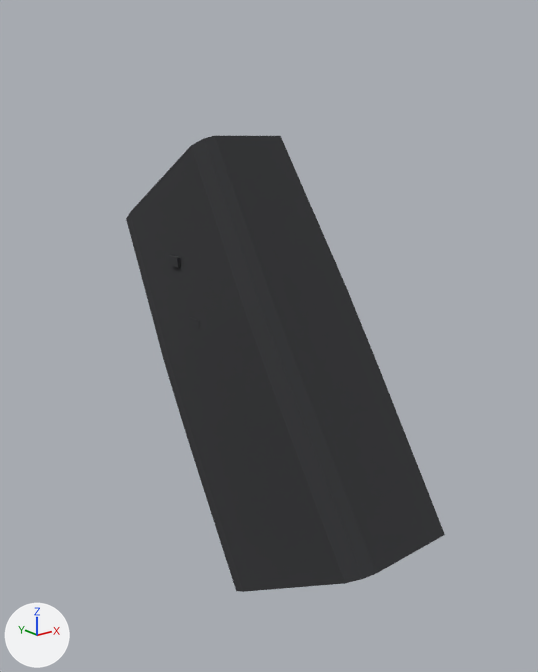
The glTF model assets/models/attachment_launcher_angledgrip.glb as it was, and as the next commit left it.
Both versions are drawn from a 50 mm lens placed at (-0.1037, 0.051, -0.0563), pointed at (0.0013, 0.1822, -0.1088). Arrows for +X, +Y and +Z are at lower left; the lights stay in place. The first picture is the older version. Vertices at exactly the same position are counted once.

In view in the first picture: 'attachment_launcher_angledgrip__launcher_angledgrip__launcher_angledgrip__grip'.
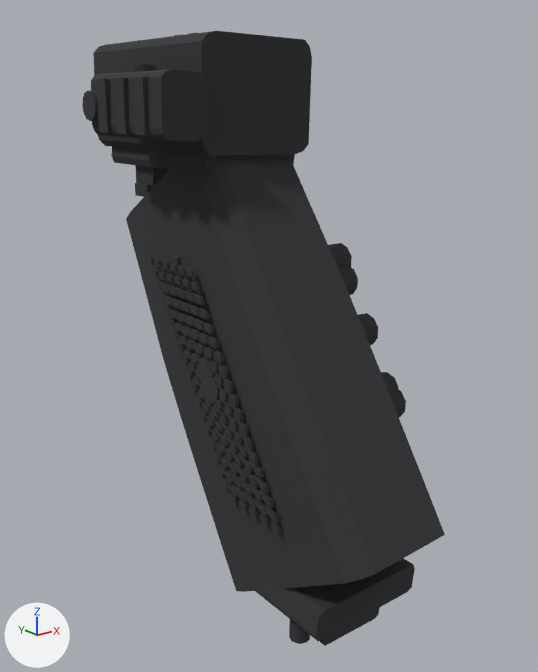
Location of each change, [x1, y1, x2, y2] in pixels of the pictures (538 x 672 px):
'attachment_launcher_angledgrip__launcher_angledgrip__launcher_angledgrip__grip', reshaped (14% wider, 35% taller)
    before: [126, 136, 445, 592]
    after: [82, 31, 445, 646]
part 1 of me_geometry_318_ds_wpolymer, added
    after: [82, 31, 415, 646]

The edits, one by one:
me_geometry_318_ds_wpolymer is used by ob_attachment_launcher_angledgrip__launcher_angledgrip__launcher_angledgrip__grip; location (0.0, 0.0, 0.0).
me_geometry_318_ds_wpolymer had 112 vertices, 200 faces and spanned x -0.0152..0.0152, y 0.1351..0.2272, z -0.1707..-0.0631.
me_geometry_318_ds_wpolymer now has 5802 vertices, 9120 faces and spans x -0.0277..0.0287, y 0.1351..0.232, z -0.1724..-0.0412.
me_geometry_318_ds_wpolymer part 1: 5690 vertices added at x -0.0277..0.0287, y 0.1459..0.232, z -0.1724..-0.0412.
